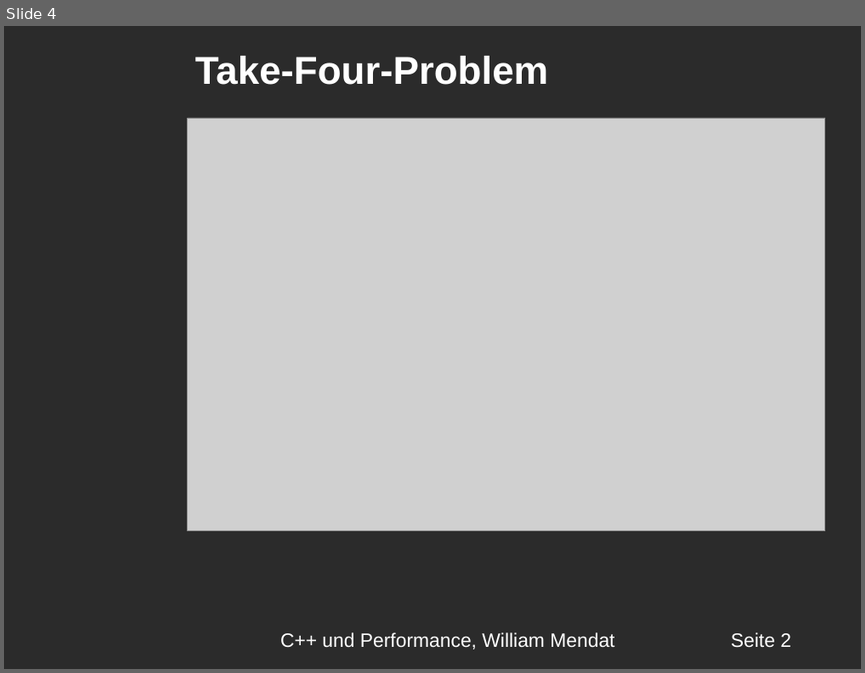
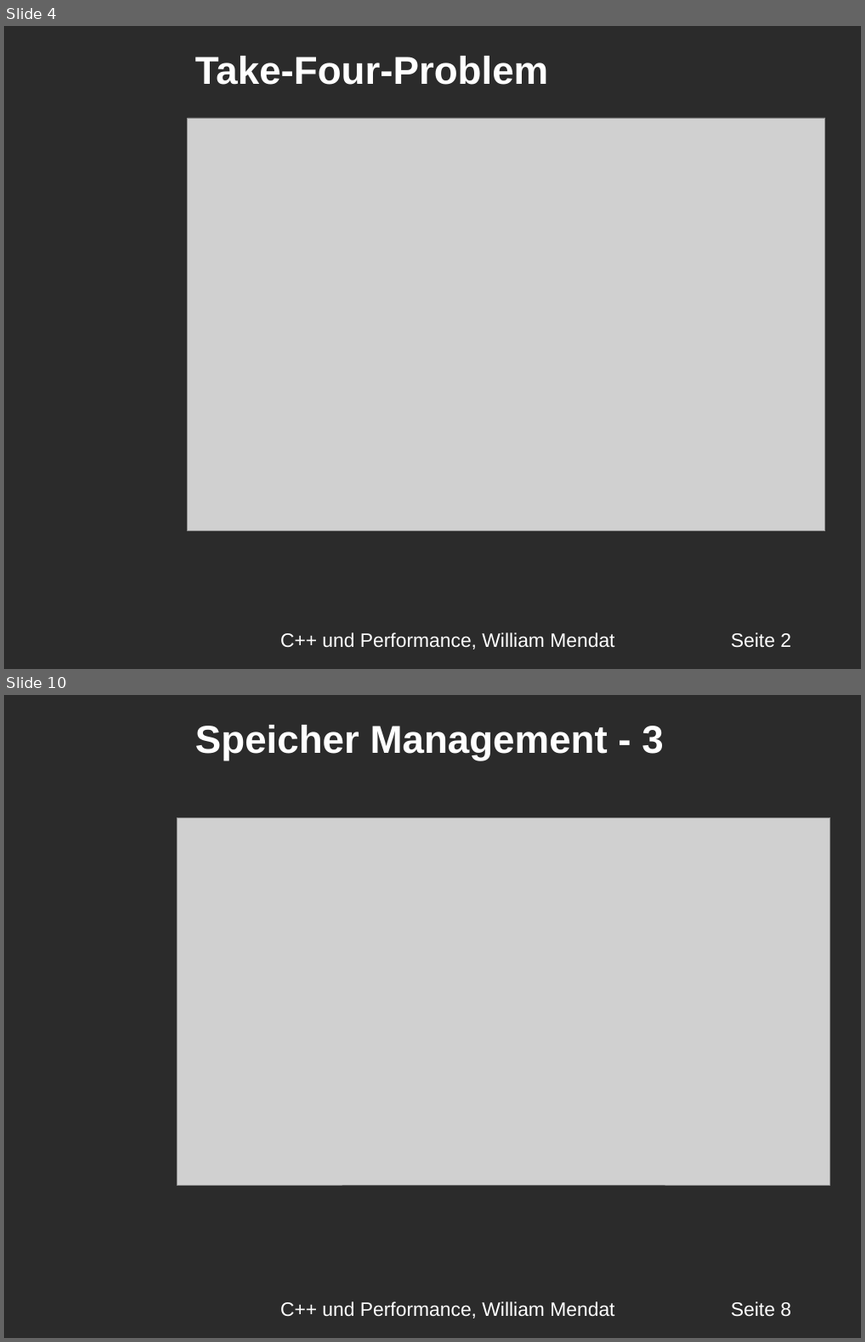
Before and after one commit to williammendat/Seminar_Neue_Technologien, a slide deck: Präsentation/Präsentation.odp. Shown one above the other, each under a label of ours: slide 4 before the commit, slides 4 and 10 after it; the slides between them are not shown. The pictures are 865x673 and 865x1342 pixels, drawn with LibreOffice and Linux fonts; fonts in the diff are those of the drawing; grey boxes stand for pictures; background and template pictures are left out; a plain dark background stands for a picture behind light text. Boxes give left, top, right and bottom in pixels: in the first picture for what was removed or moved away, otherwise in the second. Text is boxed around its words. In the diff, an @@ line names an element or a change of style, - is before the commit and + after.

```diff
--- a/Präsentation/Präsentation.odp
+++ b/Präsentation/Präsentation.odp
@@ slide 10 added at bbox=[4, 695, 861, 1338], background picture (left out) @@
@@ text added at bbox=[195, 725, 663, 760], 36 pt, text #FFFFFF, bold @@
+Speicher Management - 3
@@ picture added at bbox=[177, 818, 830, 1185] @@
@@ text added at bbox=[280, 1301, 614, 1318], 18 pt, text #FFFFFF @@
+C++ und Performance, William Mendat
@@ text added at bbox=[731, 1301, 791, 1316], 18 pt, text #FFFFFF @@
+Seite 8
```
Also in this commit, not shown: 21 other slides added, 17 slides removed, 2 other files.
